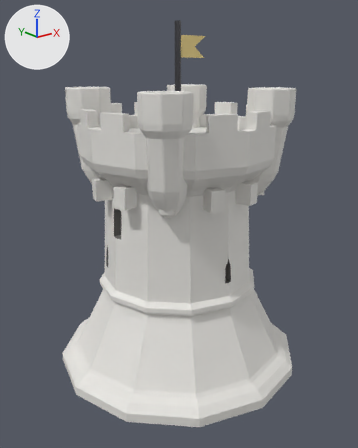
One commit to the glTF model src/chesspieces/rook_white.glb: the scene before it, then after it.
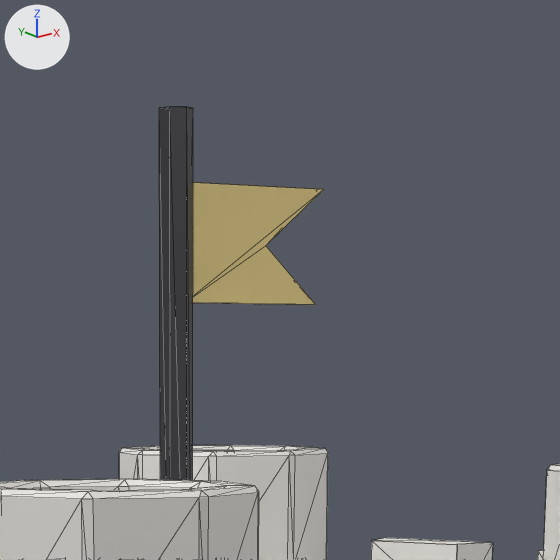
Old and new are each drawn whole from a camera (50 mm lens) standing at (-2.37, -2.97, 2.34) and looking at (-0.02, -0.04, 1.17) and again close up on the part from 40% to 70% of the width and 0% to 24% of the height. Every picture has the same lights, and +X, +Y and +Z are marked at upper left. The older version's two pictures come first. The close-ups show mesh edges as thin lines.

Names of what the first close-up shows: 'Rook_White'.
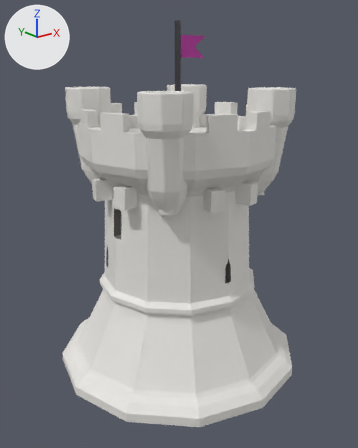
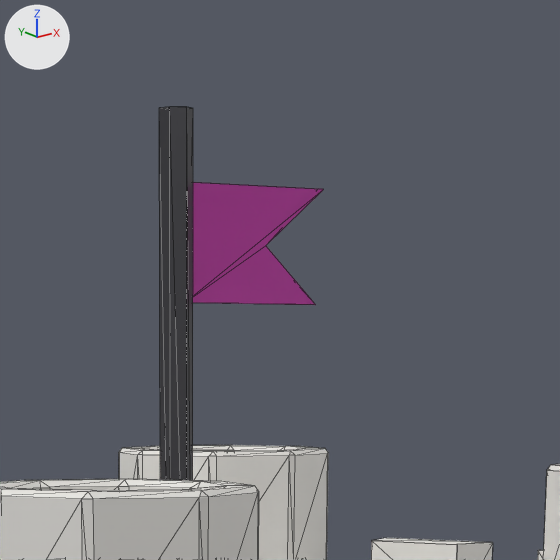
Where the change shows, as pixel boxes (x1, y1, x2, y2) in the close-ups (560 x 560 px):
'Rook_White', recoloured (darker)
    both: (183, 180, 324, 311)

What the commit changed:
Material 'Flag_White' (mat_flag_white) changes colour from yellow #f1da90 to pink #bd33a4; in linear values from (0.88, 0.7, 0.28) to (0.509, 0.0331, 0.371).
